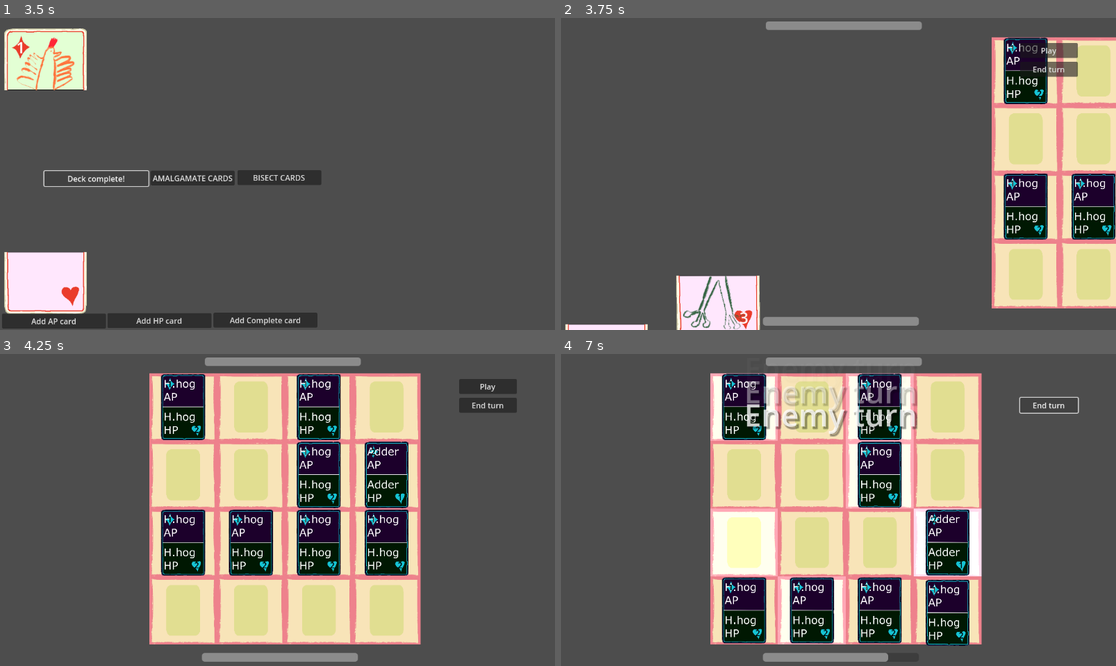
Above: before the commit, frames 1-4 (two rows, left to right).
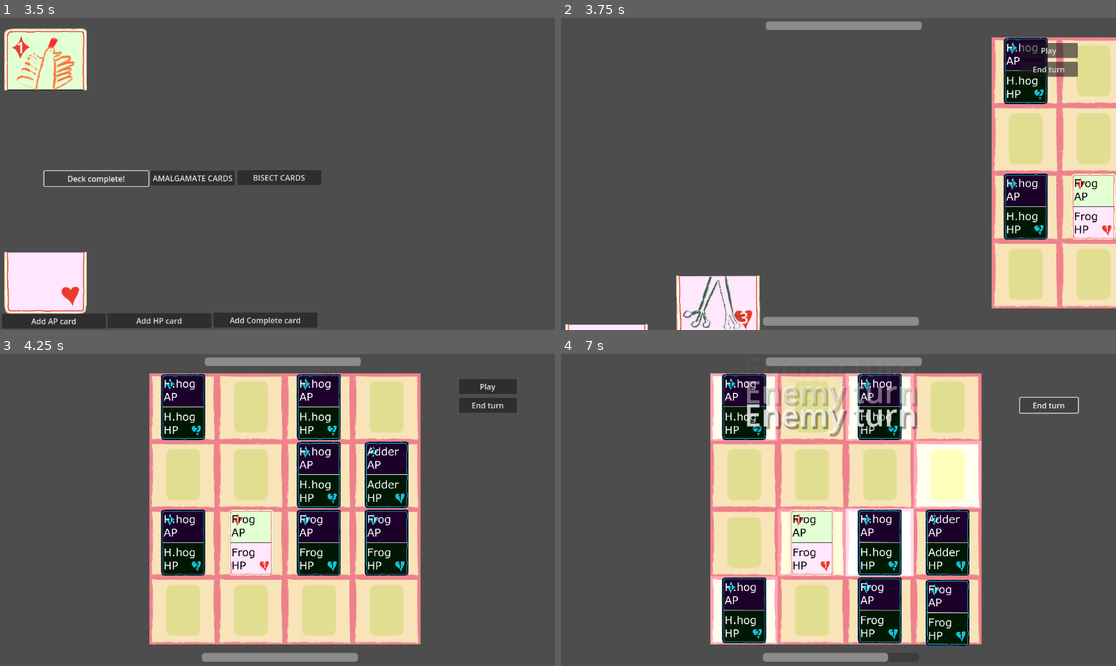
Above: after the commit, the same moments.

Repository: francismitchell/cardbuilder
Game: Godot game, scene res://GameStateManager/GameStateManager.tscn
The game is run twice, just before and just after one commit, with the same random seed, the same clock (stepped at 60 frames per second) and the same inputs. The project has no main scene, so this scene is started directly.
Inputs:
- Up to frame 1 (3.5 s): click "AMALGAMATE CARDS" at 0.5 s; click "BISECT CARDS" at 1.25 s; click "Add AP card" at 2 s; click "Deck complete!" at 2.75 s
- Up to frame 2 (3.75 s): click "Add HP card" at 3.5 s
- Up to frame 3 (4.25 s): no input
- Up to frame 4 (7 s): click "Play" at 4.25 s; click "End turn" at 5 s; click "End turn" at 5.75 s; click "End turn" at 6.5 s

Frame 1 is identical in both runs. In frame 2, 1.7% of the frame differs, in the area x 91-100%, y 49-72%; in frame 3, 2.0%; in frame 4, 18%, in the area x 26-76%, y 27-94%.

Commit message:
implemented hop movement hp ability

Diff:
--- a/Board/Board.tscn
+++ b/Board/Board.tscn
@@ -1,60 +1,157 @@
-[gd_scene load_steps=4 format=3 uid="uid://ok417g8wclu8"]
+[gd_scene load_steps=21 format=3 uid="uid://ok417g8wclu8"]
 
 [ext_resource type="Script" path="res://Board/Scripts/Board.gd" id="1_f2erh"]
 [ext_resource type="Resource" uid="uid://b5rdar0bohxrn" path="res://Board/BoardLevel2.tres" id="2_blhir"]
+[ext_resource type="Shader" path="res://Board/BoardTile.gdshader" id="4_quja0"]
 [ext_resource type="PackedScene" uid="uid://csq7vbxyu4ycv" path="res://Board/BoardTile.tscn" id="10_8d01k"]
+
+[sub_resource type="ShaderMaterial" id="ShaderMaterial_aduop"]
+resource_local_to_scene = true
+shader = ExtResource("4_quja0")
+shader_parameter/brightness = 1.0
+
+[sub_resource type="ShaderMaterial" id="ShaderMaterial_74aji"]
+resource_local_to_scene = true
+shader = ExtResource("4_quja0")
+shader_parameter/brightness = 1.0
+
+[sub_resource type="ShaderMaterial" id="ShaderMaterial_8u2ee"]
+resource_local_to_scene = true
+shader = ExtResource("4_quja0")
+shader_parameter/brightness = 1.0
+
+[sub_resource type="ShaderMaterial" id="ShaderMaterial_fnqjs"]
+resource_local_to_scene = true
+shader = ExtResource("4_quja0")
+shader_parameter/brightness = 1.0
+
+[sub_resource type="ShaderMaterial" id="ShaderMaterial_68b36"]
+resource_local_to_scene = true
+shader = ExtResource("4_quja0")
+shader_parameter/brightness = 1.0
+
+[sub_resource type="ShaderMaterial" id="ShaderMaterial_1j8yd"]
+resource_local_to_scene = true
+shader = ExtResource("4_quja0")
+shader_parameter/brightness = 1.0
+
+[sub_resource type="ShaderMaterial" id="ShaderMaterial_trcml"]
+resource_local_to_scene = true
+shader = ExtResource("4_quja0")
+shader_parameter/brightness = 1.0
+
+[sub_resource type="ShaderMaterial" id="ShaderMaterial_vgb1p"]
+resource_local_to_scene = true
+shader = ExtResource("4_quja0")
+shader_parameter/brightness = 1.0
+
+[sub_resource type="ShaderMaterial" id="ShaderMaterial_afidi"]
+resource_local_to_scene = true
+shader = ExtResource("4_quja0")
+shader_parameter/brightness = 1.0
+
+[sub_resource type="ShaderMaterial" id="ShaderMaterial_v8lri"]
+resource_local_to_scene = true
+shader = ExtResource("4_quja0")
+shader_parameter/brightness = 1.0
+
+[sub_resource type="ShaderMaterial" id="ShaderMaterial_6veo0"]
+resource_local_to_scene = true
+shader = ExtResource("4_quja0")
+shader_parameter/brightness = 1.0
+
+[sub_resource type="ShaderMaterial" id="ShaderMaterial_0wce1"]
+resource_local_to_scene = true
+shader = ExtResource("4_quja0")
+shader_parameter/brightness = 1.0
+
+[sub_resource type="ShaderMaterial" id="ShaderMaterial_wsemk"]
+resource_local_to_scene = true
+shader = ExtResource("4_quja0")
+shader_parameter/brightness = 1.0
+
+[sub_resource type="ShaderMaterial" id="ShaderMaterial_qeu6w"]
+resource_local_to_scene = true
+shader = ExtResource("4_quja0")
+shader_parameter/brightness = 1.0
+
+[sub_resource type="ShaderMaterial" id="ShaderMaterial_7fc3s"]
+resource_local_to_scene = true
+shader = ExtResource("4_quja0")
+shader_parameter/brightness = 1.0
+
+[sub_resource type="ShaderMaterial" id="ShaderMaterial_qbi53"]
+resource_local_to_scene = true
+shader = ExtResource("4_quja0")
+shader_parameter/brightness = 1.0
 
 [node name="Board" type="Node2D"]
 script = ExtResource("1_f2erh")
 board_data = ExtResource("2_blhir")
 
 [node name="BoardTile0" parent="." instance=ExtResource("10_8d01k")]
+material = SubResource("ShaderMaterial_aduop")
 
 [node name="BoardTile1" parent="." instance=ExtResource("10_8d01k")]
+material = SubResource("ShaderMaterial_74aji")
 position = Vector2(512, 0)
 
 [node name="BoardTile2" parent="." instance=ExtResource("10_8d01k")]
+material = SubResource("ShaderMaterial_8u2ee")
 position = Vector2(1024, 0)
 
 [node name="BoardTile3" parent="." instance=ExtResource("10_8d01k")]
+material = SubResource("ShaderMaterial_fnqjs")
 position = Vector2(1536, 0)
 
 [node name="BoardTile4" parent="." instance=ExtResource("10_8d01k")]
+material = SubResource("ShaderMaterial_68b36")
 position = Vector2(0, 512)
 
 [node name="BoardTile5" parent="." instance=ExtResource("10_8d01k")]
+material = SubResource("ShaderMaterial_1j8yd")
 position = Vector2(512, 512)
 
 [node name="BoardTile6" parent="." instance=ExtResource("10_8d01k")]
+material = SubResource("ShaderMaterial_trcml")
 position = Vector2(1024, 512)
 
 [node name="BoardTile7" parent="." instance=ExtResource("10_8d01k")]
+material = SubResource("ShaderMaterial_vgb1p")
 position = Vector2(1536, 512)
 
 [node name="BoardTile8" parent="." instance=ExtResource("10_8d01k")]
+material = SubResource("ShaderMaterial_afidi")
 position = Vector2(0, 1024)
 
 [node name="BoardTile9" parent="." instance=ExtResource("10_8d01k")]
+material = SubResource("ShaderMaterial_v8lri")
 position = Vector2(512, 1024)
 
 [node name="BoardTile10" parent="." instance=ExtResource("10_8d01k")]
+material = SubResource("ShaderMaterial_6veo0")
 position = Vector2(1024, 1024)
 
 [node name="BoardTile11" parent="." instance=ExtResource("10_8d01k")]
+material = SubResource("ShaderMaterial_0wce1")
 position = Vector2(1536, 1024)
 
 [node name="BoardTile12" parent="." instance=ExtResource("10_8d01k")]
+material = SubResource("ShaderMaterial_wsemk")
 position = Vector2(0, 1536)
 can_place_card = true
 
 [node name="BoardTile13" parent="." instance=ExtResource("10_8d01k")]
+material = SubResource("ShaderMaterial_qeu6w")
 position = Vector2(512, 1536)
 can_place_card = true
 
 [node name="BoardTile14" parent="." instance=ExtResource("10_8d01k")]
+material = SubResource("ShaderMaterial_7fc3s")
 position = Vector2(1024, 1536)
 can_place_card = true
 
 [node name="BoardTile15" parent="." instance=ExtResource("10_8d01k")]
+material = SubResource("ShaderMaterial_qbi53")
 position = Vector2(1536, 1536)
 can_place_card = true
--- a/Board/BoardLevel1.tres
+++ b/Board/BoardLevel1.tres
@@ -1,10 +1,12 @@
-[gd_resource type="Resource" script_class="BoardData" load_steps=5 format=3 uid="uid://4g7l6grkbqo1"]
+[gd_resource type="Resource" script_class="BoardData" load_steps=7 format=3 uid="uid://4g7l6grkbqo1"]
 
 [ext_resource type="Script" path="res://Cards/Scripts/CardData.gd" id="1_7bt3m"]
 [ext_resource type="Resource" uid="uid://dtn1yocr00x6b" path="res://Cards/HedgehogEnemy.tres" id="2_mskvc"]
 [ext_resource type="Resource" uid="uid://cter0jki0o1ss" path="res://Cards/AdderEnemy.tres" id="3_g8svl"]
+[ext_resource type="Resource" uid="uid://b6qa6iym6gvmn" path="res://Cards/Frog.tres" id="4_j7xx7"]
 [ext_resource type="Script" path="res://Board/Scripts/BoardData.gd" id="4_rrflk"]
+[ext_resource type="Resource" uid="uid://ebalwp4rytfk" path="res://Cards/FrogEnemy.tres" id="5_ivtfd"]
 
 [resource]
 script = ExtResource("4_rrflk")
-board = Array[ExtResource("1_7bt3m")]([ExtResource("2_mskvc"), null, ExtResource("2_mskvc"), null, null, null, ExtResource("2_mskvc"), ExtResource("3_g8svl"), ExtResource("2_mskvc"), ExtResource("2_mskvc"), ExtResource("2_mskvc"), ExtResource("2_mskvc"), null, null, null, null])
+board = Array[ExtResource("1_7bt3m")]([ExtResource("2_mskvc"), null, ExtResource("2_mskvc"), null, null, null, ExtResource("2_mskvc"), ExtResource("3_g8svl"), ExtResource("2_mskvc"), ExtResource("4_j7xx7"), ExtResource("5_ivtfd"), ExtResource("5_ivtfd"), null, null, null, null])
--- a/Board/Scripts/Board.gd
+++ b/Board/Scripts/Board.gd
@@ -133,7 +133,6 @@
 					attacking_card.card_data.card_statuses.append(CardData.CardStatus.BLEEDING)
 					attacking_tile.create_damage_callout("Spiked!")
 
-
 func _move_card_to_tile(from_tile: BoardTile, to_tile : BoardTile) -> void:
 	# first store card data to be transferred
 	var card_data_to_transfer : CardData = from_tile.get_card().card_data
@@ -206,9 +205,6 @@
 					tile.get_card().damage_card(1)
 					tile.create_damage_callout("Bleeding!")
 
-
-
-
 func _show_clickable_tiles() -> void:
 	for child : BoardTile in get_children():
 		if child.tile_state == BoardTile.TileState.CONTAINS_PLAYER_CARD:
@@ -253,13 +249,13 @@
 	_populate_board()
 
 func _highlight_adjacent_tiles(tile : BoardTile) -> void:
-	for i in _get_moveable_tile_indicies(int(tile.name.split("BoardTile")[1])):
+	for i in _get_moveable_tile_indicies(int(tile.name.split("BoardTile")[1]), tile.get_card().card_data.card_hp_ability):
 		var tile_to_highlight : BoardTile = get_node("BoardTile{0}".format([i]))
 		if tile_to_highlight.tile_state != BoardTile.TileState.CONTAINS_PLAYER_CARD:
 			tile_to_highlight.highlight_state = BoardTile.HighlightState.CLICKABLE
 
 func _unhighlight_adjacent_tiles(tile : BoardTile) -> void:
-	for i in _get_moveable_tile_indicies(int(tile.name.split("BoardTile")[1])):
+	for i in _get_moveable_tile_indicies(int(tile.name.split("BoardTile")[1]), tile.get_card().card_data.card_hp_ability):
 		var tile_to_highlight : BoardTile = get_node("BoardTile{0}".format([i]))
 		tile_to_highlight.highlight_state = BoardTile.HighlightState.NEUTRAL
 
@@ -267,7 +263,7 @@
 	if board_state == BoardState.ENEMY_TURN:
 		pass
 	# behaviour depends on state
-	if board_state == BoardState.PLACING_CARDS:
+	elif board_state == BoardState.PLACING_CARDS:
 		print(pressed_tile.name, ' tile pressed placing cards')
 		# see if card contained in tile (to-do: make more elegant)
 		if not can_place_card:
@@ -333,19 +329,38 @@
 	if hovered_tile.highlight_state == BoardTile.HighlightState.HOVER:
 		hovered_tile.highlight_state = BoardTile.HighlightState.CLICKABLE
 
-func _get_moveable_tile_indicies(tile_idx : int) -> Array[int]:
+func _get_moveable_tile_indicies(tile_idx : int, card_hp_ability : CardData.CardHpAbility) -> Array[int]:
 	var moveable_tile_indicies : Array[int]
-	# calculate adjacent and diagonal squares
-	if tile_idx == 0 or tile_idx % 4 == 0:
-		moveable_tile_indicies.append(tile_idx - 4)
-		moveable_tile_indicies.append(tile_idx - 3)
-	elif (tile_idx + 1) % 4 == 0:
-		moveable_tile_indicies.append(tile_idx - 5)
-		moveable_tile_indicies.append(tile_idx - 4)
+	if card_hp_ability == CardData.CardHpAbility.HOP:
+		# calculate adjacent and diagonal squares
+		# tile on left edge
+		if tile_idx == 0 or tile_idx % 4 == 0:
+			moveable_tile_indicies.append(tile_idx - 8)
+			moveable_tile_indicies.append(tile_idx - 4)
+			moveable_tile_indicies.append(tile_idx - 3)
+		# tile on right edge
+		elif (tile_idx + 1) % 4 == 0:
+			moveable_tile_indicies.append(tile_idx - 8)
+			moveable_tile_indicies.append(tile_idx - 5)
+			moveable_tile_indicies.append(tile_idx - 4)
+		else:
+			moveable_tile_indicies.append(tile_idx - 8)
+			moveable_tile_indicies.append(tile_idx - 5)
+			moveable_tile_indicies.append(tile_idx - 4)
+			moveable_tile_indicies.append(tile_idx - 3)
 	else:
-		moveable_tile_indicies.append(tile_idx - 5)
-		moveable_tile_indicies.append(tile_idx - 4)
-		moveable_tile_indicies.append(tile_idx - 3)
+		# calculate adjacent and diagonal squares
+		if tile_idx == 0 or tile_idx % 4 == 0:
+			moveable_tile_indicies.append(tile_idx - 4)
+			moveable_tile_indicies.append(tile_idx - 3)
+		elif (tile_idx + 1) % 4 == 0:
+			moveable_tile_indicies.append(tile_idx - 5)
+			moveable_tile_indicies.append(tile_idx - 4)
+		else:
+			moveable_tile_indicies.append(tile_idx - 5)
+			moveable_tile_indicies.append(tile_idx - 4)
+			moveable_tile_indicies.append(tile_idx - 3)
+
 	var i = moveable_tile_indicies.size() - 1
 	while i >= 0:
 		if moveable_tile_indicies[i] < 0 or moveable_tile_indicies[i] > 15:
